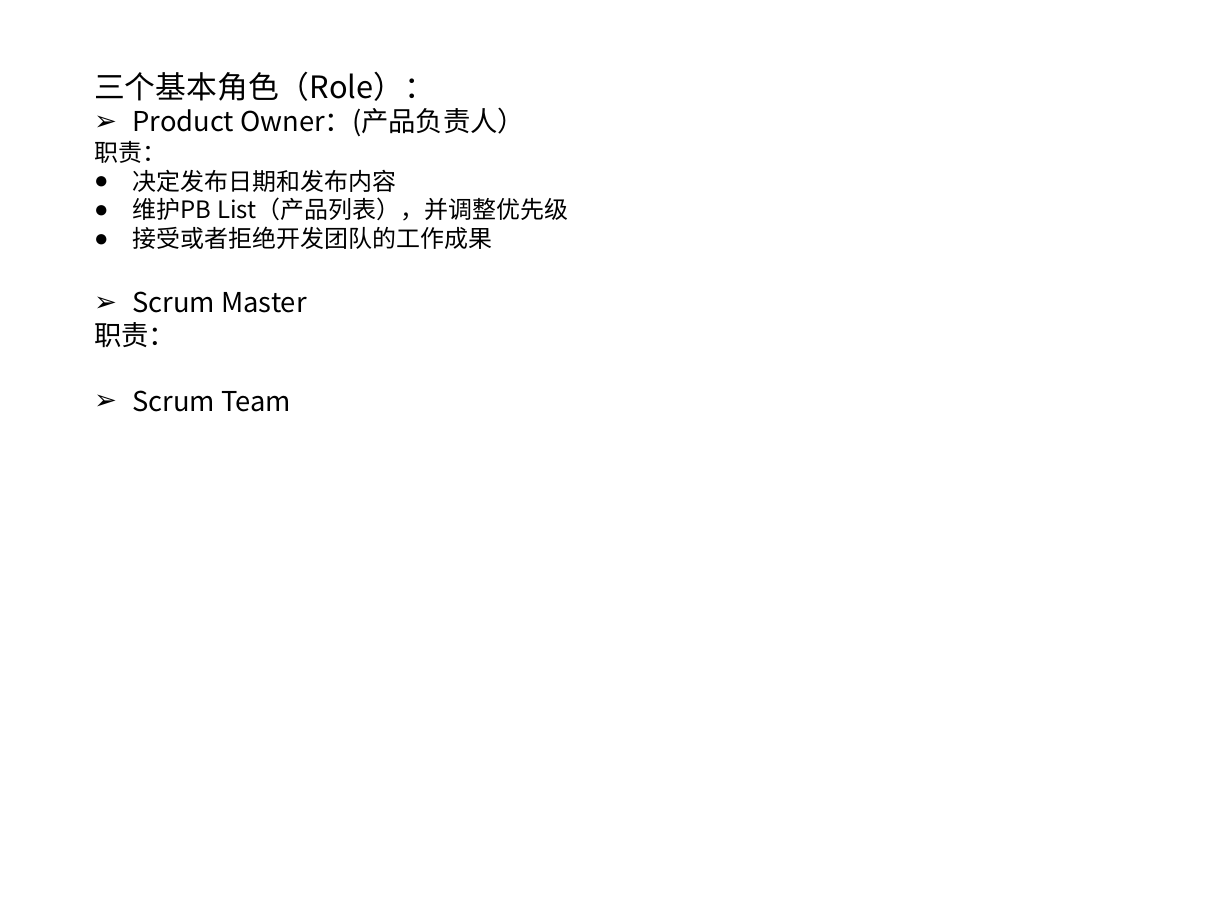
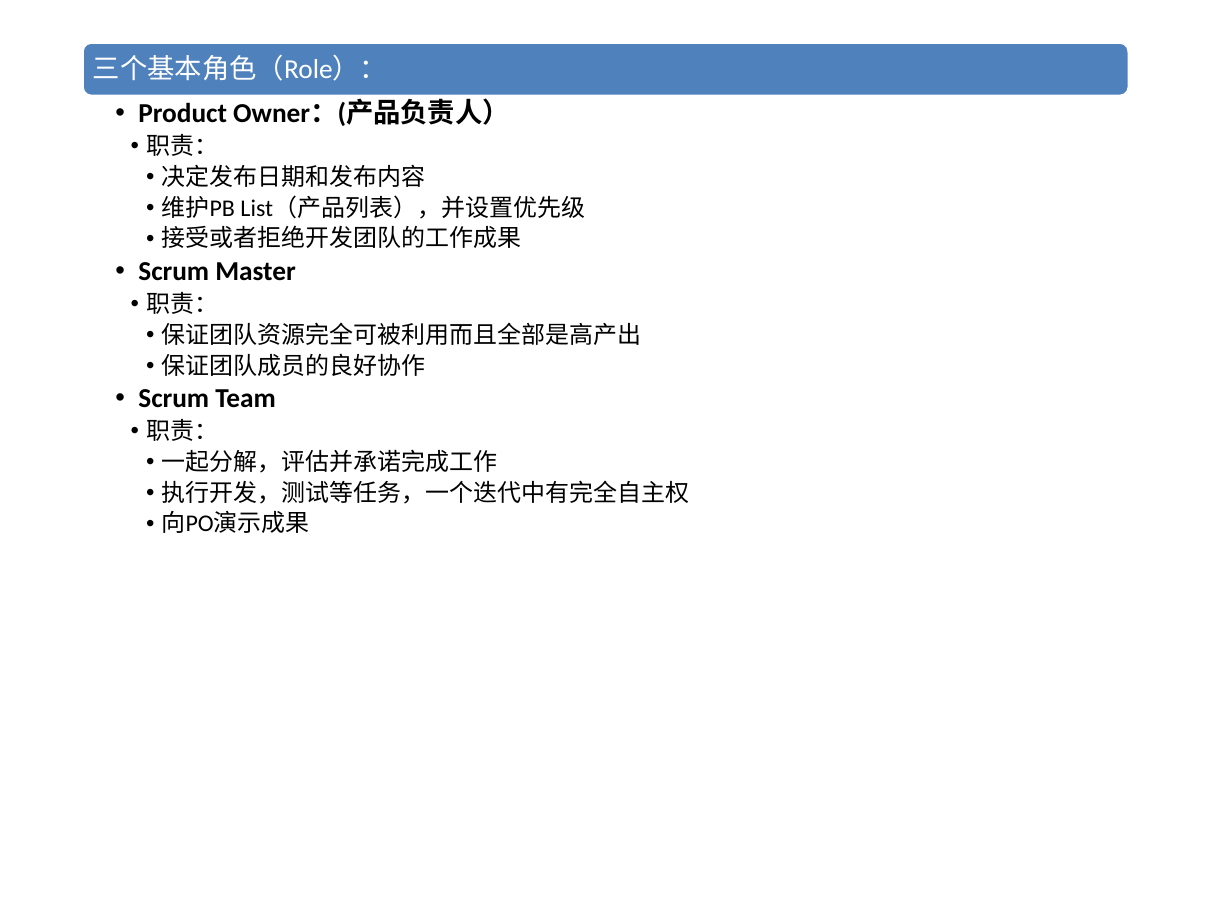
Before and after one commit to Benguan/document, a slide deck: slide 12 of 上大培训：scrum和vs2012 部分.pptx. Drawn at 1232x924 pixels with LibreOffice and Linux fonts; fonts in the diff are those of the drawing; background and template pictures are left out. Boxes give left, top, right and bottom in pixels: in the first picture for what was removed or moved away, otherwise in the second. Text is boxed around its words. In the diff, an @@ line names an element or a change of style, - is before the commit and + after.

Commit message:
ben update 2014/6/10

```diff
--- a/上大培训：scrum和vs2012 部分.pptx
+++ b/上大培训：scrum和vs2012 部分.pptx
@@ rounded rectangle added at box(83, 42, 1130, 96), fill #4F81BD, outline #FFFFFF 2 pt @@
@@ text added at box(93, 55, 387, 81), 16 pt, text #FFFFFF @@
+三个基本角色（Role）：
@@ text at box(94, 71, 435, 101): paragraph removed @@
-三个基本角色（Role）：
@@ text "Product Owner：(产品负责人）": place and size @@
-text "Product Owner：(产品负责人）" at box(94, 71, 568, 412)
+text "Product Owner：(产品负责人）" at box(138, 100, 690, 533)
@@ text at box(138, 100, 522, 408): font Noto Sans CJK SC to Calibri in "Product Owner：(产品负责人）", "职责：", "决定发布日期和发布内容", "接受或者拒绝开发团队的工作成果" and 3 more places; bold on in "Product Owner：(产品负责人）", "Scrum Master", "Scrum Team"; size 16 to 14 pt in "职责："; bullet ➢ to ••; list level 1 to 2 in "Product Owner：(产品负责人）"; line spacing 1 to 0.9; bullet none to ••; list level 1 to 3 in "职责："; bullet ● to ••; list level 1 to 4 in "决定发布日期和发布内容"; list level 1 to 4 in "接受或者拒绝开发团队的工作成果"; list level 1 to 2 in "Scrum Master"; list level 1 to 2 in "Scrum Team" @@
@@ text at box(162, 195, 585, 219): text changed; font Noto Sans CJK SC to Calibri @@
-● 维护PB List（产品列表），并调整优先级
+      •• 维护PB List（产品列表），并设置优先级
@@ text at box(162, 322, 642, 376): paragraphs added @@
+      •• 保证团队资源完全可被利用而且全部是高产出
+      •• 保证团队成员的良好协作
@@ text at box(146, 419, 690, 533): paragraphs added @@
+    •• 职责：
+      •• 一起分解，评估并承诺完成工作
+      •• 执行开发，测试等任务，一个迭代中有完全自主权
+      •• 向PO演示成果
```
Also in this commit, not shown: 1 other slide changed, 3 slides added, 2 slides removed.
